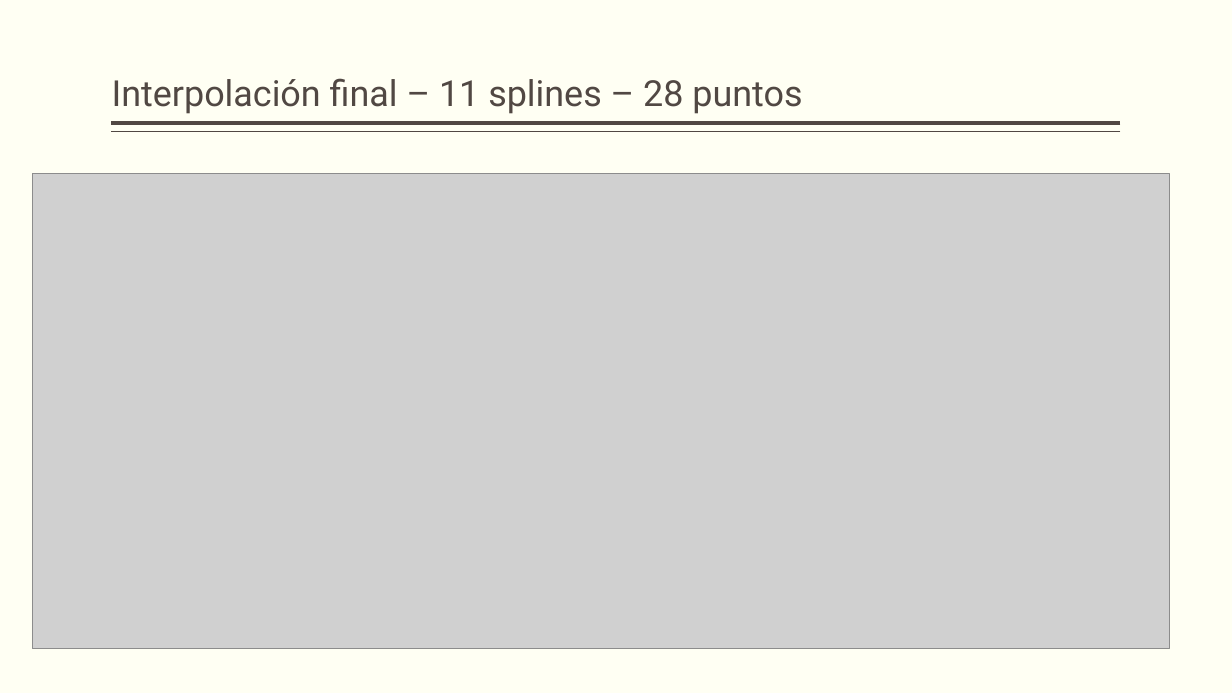
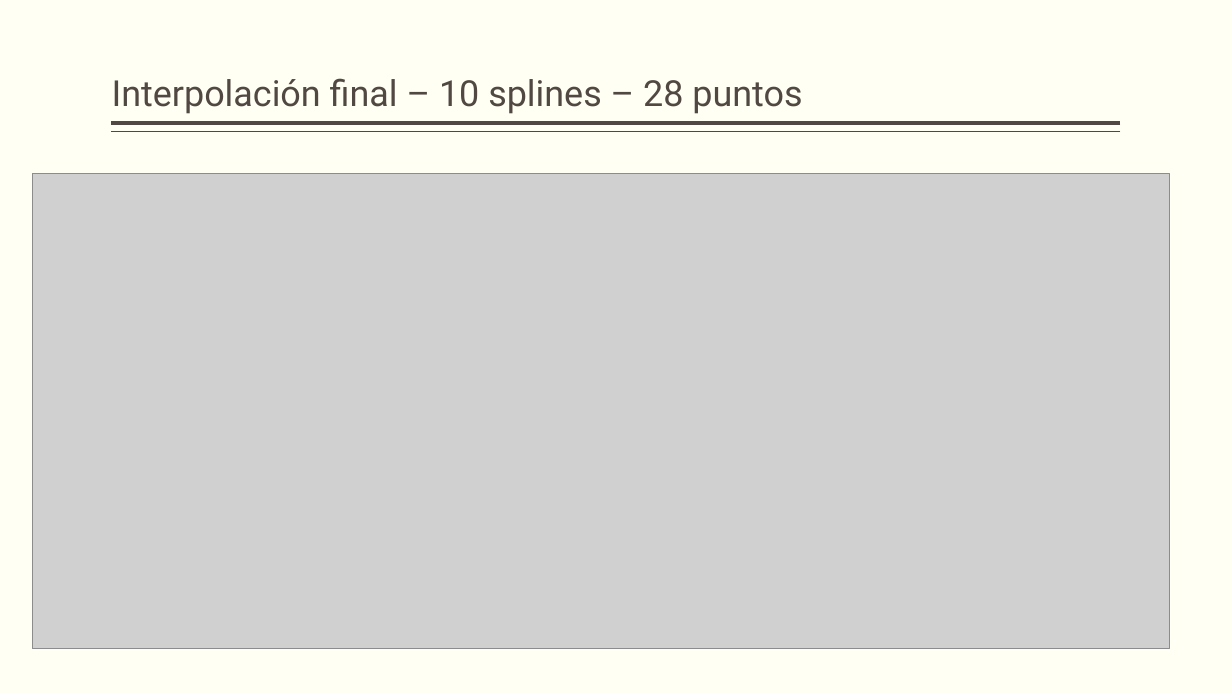
Before and after one commit to SergioMejia2/AnaNum1910, a slide deck: slide 12 of Talleres/Iinterpolacion Perro/Presentacion/Proyecto Interpolación.pptx. Drawn at 1232x693 pixels with LibreOffice and Linux fonts; fonts in the diff are those of the drawing; grey boxes stand for pictures. Boxes give left, top, right and bottom in pixels: in the first picture for what was removed or moved away, otherwise in the second. Text is boxed around its words. In the diff, an @@ line names an element or a change of style, - is before the commit and + after.

```diff
--- a/Talleres/Iinterpolacion Perro/Presentacion/Proyecto Interpolación.pptx
+++ b/Talleres/Iinterpolacion Perro/Presentacion/Proyecto Interpolación.pptx
@@ title at [112,78,802,114]: text changed @@
-Interpolación final – 11 splines – 28 puntos
+Interpolación final – 10 splines – 28 puntos
```
Also in this commit, not shown: 1 other slide changed, 2 slides added, 3 other files.
